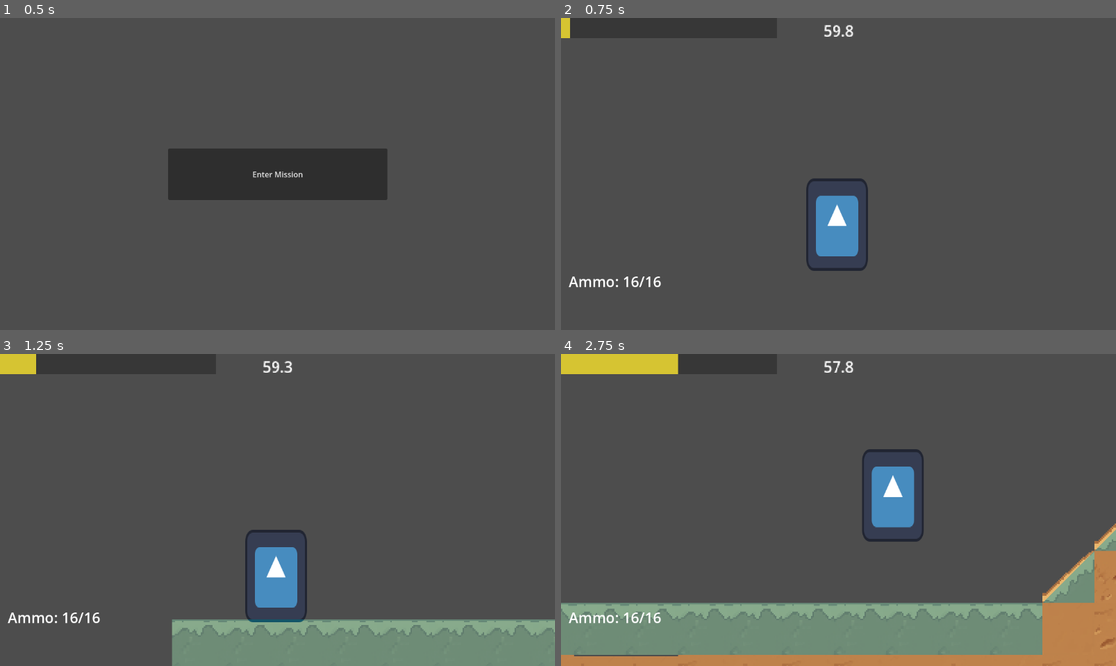
Above: before the commit, frames 1-4 (two rows, left to right).
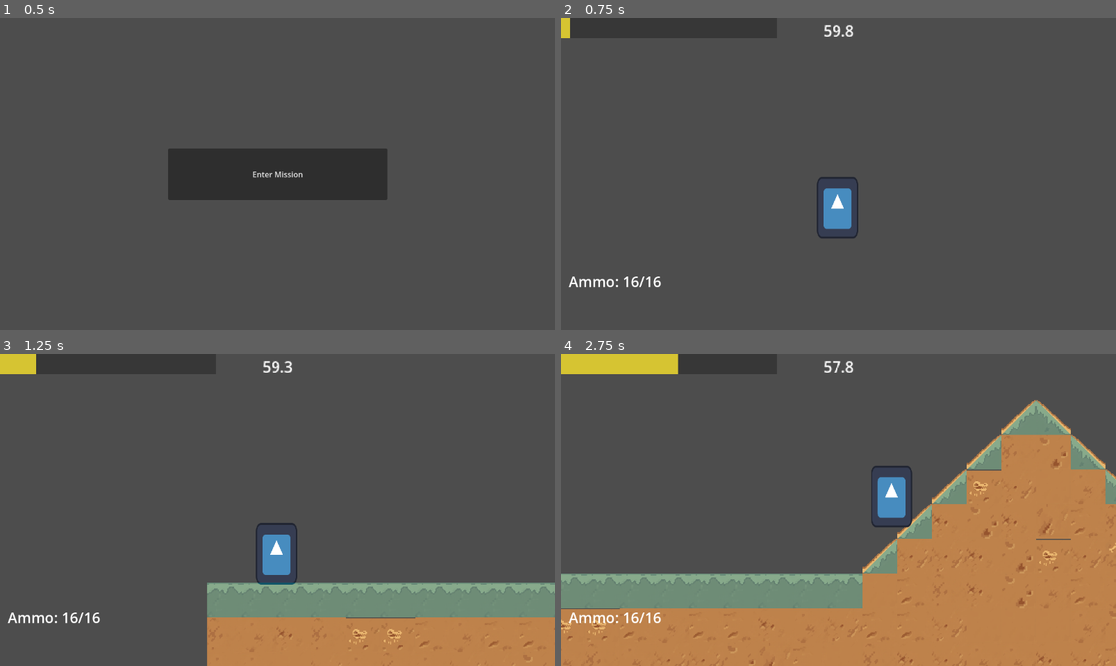
Above: after the commit, the same moments.

Repository: dzfrias/gladiator
Game: Godot game, scene res://scenes/test_scene.tscn
The game is run twice, just before and just after one commit, with the same random seed, the same clock (stepped at 60 frames per second) and the same inputs. The engine's default icon, where the game draws it, is replaced by a stand-in: a white triangle on a blue panel in a dark square.
Inputs (mouse positions are in pixels of both pictures, inside the frame that each line leads up to):
- Up to frame 1 (0.5 s): no input
- Up to frame 2 (0.75 s): click "Enter Mission" at 0.5 s
- Up to frame 3 (1.25 s): no input
- Up to frame 4 (2.75 s): move the mouse to (960, 494) at 1.27 s; hold S (crouch) 1.28-2.03 s; hold D (right) from 1.28 s (still down); tap Space (jump) at 1.52, 1.82, 2.27, 2.3, 2.57 s; tap E (roll) at 1.55, 2.1 s; move the mouse to (727, 525) at 2.02 s

Frame 1 is identical in both runs. In frame 2, 1.7% of the frame differs, in the area x 44-56%, y 51-82%; in frame 3, 19%; in frame 4, 39%, in the area x 0-100%, y 14-100%.

Commit message:
adjust combat stats

Diff:
--- a/resources/pistol.tres
+++ b/resources/pistol.tres
@@ -4,9 +4,9 @@
 
 [resource]
 script = ExtResource("1_4jv4i")
-damage = 4.0
+damage = 3.0
 reload_time = 1.0
 max_ammo = 16
-firing_interval = 0.35
-projectile_speed = 500.0
-angle_variance = 0.0245437
+firing_interval = 0.3
+projectile_speed = 600.0
+angle_variance = 0.0
--- a/scenes/idle_shooter.tscn
+++ b/scenes/idle_shooter.tscn
@@ -17,7 +17,7 @@
 size = Vector2(26, 26)
 
 [sub_resource type="CircleShape2D" id="CircleShape2D_oetyt"]
-radius = 902.29
+radius = 360.0
 
 [node name="IdleShooter" type="CharacterBody2D"]
 collision_layer = 2
--- a/scenes/mission.tscn
+++ b/scenes/mission.tscn
@@ -15,5 +15,6 @@
 
 [node name="Player" parent="." instance=ExtResource("3_mkemn")]
 position = Vector2(73, -203)
+move_acceleration = 1000.0
 
 [node name="HUD" parent="." instance=ExtResource("7_c628u")]
--- a/scenes/player.tscn
+++ b/scenes/player.tscn
@@ -23,14 +23,14 @@
 collision_layer = 18
 collision_mask = 33
 script = ExtResource("1_5wdcp")
-move_speed = 200.0
+move_speed = 300.0
 move_acceleration = 500.0
 move_deceleration = 800.0
-crouch_move_speed = 66.0
+crouch_move_speed = 75.0
 jump_speed = 300.0
-jump_accel = 250.0
+jump_accel = 400.0
 jump_hold_time = 0.2
-roll_speed = 400.0
+roll_speed = 600.0
 roll_cooldown_time = 0.2
 
 [node name="StandingHitbox" type="CollisionShape2D" parent="."]
@@ -55,7 +55,7 @@
 
 [node name="Camera2D" type="Camera2D" parent="."]
 offset = Vector2(0, -50)
-zoom = Vector2(3, 3)
+zoom = Vector2(2, 2)
 position_smoothing_enabled = true
 
 [node name="Direction" type="Node" parent="."]
--- a/scenes/shooter.tscn
+++ b/scenes/shooter.tscn
@@ -8,21 +8,20 @@
 [ext_resource type="Script" path="res://scripts/player/weapon.gd" id="5_rapbo"]
 [ext_resource type="Script" path="res://scripts/direction.gd" id="5_x6nd1"]
 [ext_resource type="Resource" uid="uid://cm6ckunk22kfc" path="res://resources/shooter.tres" id="6_cglso"]
-[ext_resource type="PackedScene" path="res://scenes/platform_detection.tscn" id="7_08p06"]
+[ext_resource type="PackedScene" uid="uid://busljhfyyey4s" path="res://scenes/platform_detection.tscn" id="7_08p06"]
 [ext_resource type="Script" path="res://scripts/ui/health_bar_creator.gd" id="9_iylj5"]
 
 [sub_resource type="RectangleShape2D" id="RectangleShape2D_d8kds"]
 size = Vector2(24, 62)
 
 [sub_resource type="CircleShape2D" id="CircleShape2D_oetyt"]
-radius = 902.29
+radius = 360.0
 
 [node name="Shooter" type="CharacterBody2D"]
 position = Vector2(0, -34)
 collision_layer = 2
 collision_mask = 33
 script = ExtResource("1_a5ml5")
-y_cutoff = 33.0
 speed = 50.0
 jump_height = -400.0
 stop_dist = 400.0
@@ -58,7 +57,7 @@
 
 [node name="Health" type="Node" parent="."]
 script = ExtResource("3_arjap")
-max_health = 15.0
+max_health = 9.0
 
 [node name="HealthBarCreator" type="Node" parent="."]
 script = ExtResource("9_iylj5")
--- a/scenes/suispider.tscn
+++ b/scenes/suispider.tscn
@@ -5,17 +5,17 @@
 [ext_resource type="PackedScene" uid="uid://ch01mb13w86qc" path="res://assets/impact_particles.tscn" id="2_bb8nd"]
 [ext_resource type="Script" path="res://scripts/health.gd" id="3_2s6ah"]
 [ext_resource type="Script" path="res://scripts/direction.gd" id="4_6dvl8"]
-[ext_resource type="PackedScene" path="res://scenes/platform_detection.tscn" id="5_ahv4j"]
+[ext_resource type="PackedScene" uid="uid://busljhfyyey4s" path="res://scenes/platform_detection.tscn" id="5_ahv4j"]
 [ext_resource type="Script" path="res://scripts/ui/health_bar_creator.gd" id="6_qtcdd"]
 
 [sub_resource type="RectangleShape2D" id="RectangleShape2D_ouvmv"]
 size = Vector2(141, 90)
 
 [sub_resource type="CircleShape2D" id="CircleShape2D_7u64g"]
-radius = 959.1
+radius = 360.0
 
 [sub_resource type="CircleShape2D" id="CircleShape2D_78oek"]
-radius = 311.46
+radius = 100.0
 
 [node name="Suispider" type="CharacterBody2D"]
 collision_layer = 2
--- a/scenes/wolf.tscn
+++ b/scenes/wolf.tscn
@@ -15,7 +15,7 @@
 size = Vector2(28, 36)
 
 [sub_resource type="CircleShape2D" id="CircleShape2D_wpl7i"]
-radius = 797.023
+radius = 360.0
 
 [sub_resource type="AtlasTexture" id="AtlasTexture_h7kjo"]
 atlas = ExtResource("8_ssrod")
@@ -106,9 +106,9 @@
 script = ExtResource("1_4octj")
 attack_speed = 200.0
 attack_windup_time = 0.3
-speed = 100.0
-jump_height = -400.0
-stop_dist = 66.0
+speed = 175.0
+jump_height = -450.0
+stop_dist = 115.0
 impact_particle_prefab = ExtResource("2_8oh5i")
 
 [node name="HealthBarCreator" type="Node" parent="."]
@@ -123,7 +123,7 @@
 
 [node name="Health" type="Node" parent="."]
 script = ExtResource("2_d7ips")
-max_health = 14.0
+max_health = 10.0
 
 [node name="AttackBox" type="Area2D" parent="."]
 collision_layer = 0
--- a/scripts/enemies/shooter.gd
+++ b/scripts/enemies/shooter.gd
@@ -1,10 +1,4 @@
 class_name Shooter extends FollowEnemy
-
-@export_category("Movement")
-@export var y_cutoff: float = 100.0
-@export var y_axis_follow_time: float = 1.0
-
-var _player_follow_time: float = 0.0
 
 func _attack() -> void:
 	_state = State.ATTACKING
